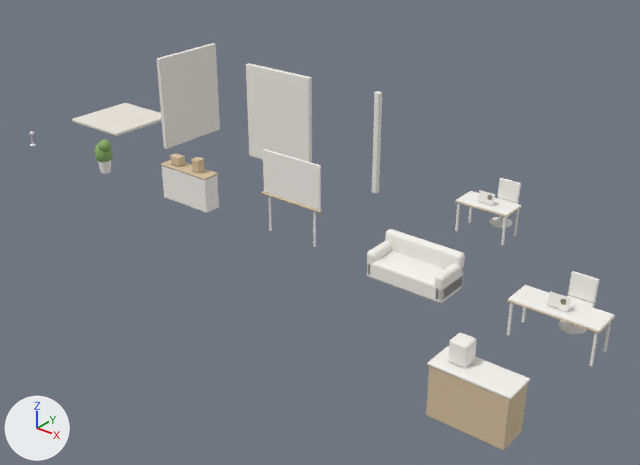
The glTF model web/office-placeholder/office-kit.glb as it was, and as the next commit left it.
The view is the same before and after, from a camera (50 mm lens) standing at (19.79, -15.57, 8.17) and looking at (9.01, -2.09, -0.19). Every picture has the same lights, and +X, +Y and +Z are marked at lower left. The picture after the commit comes second. Where no turn or scale is listed for an object, it has been applied to the vertices.

The first picture shows 'desk.chief.001', 'desk.set.001', 'lamp.desk.001', 'prop.coffee_bar', 'prop.plant', 'prop.shelf', 'prop.sofa', 'prop.whiteboard', 'room.corner', 'room.floor_tile', 'room.wall_back', 'room.wall_left'.
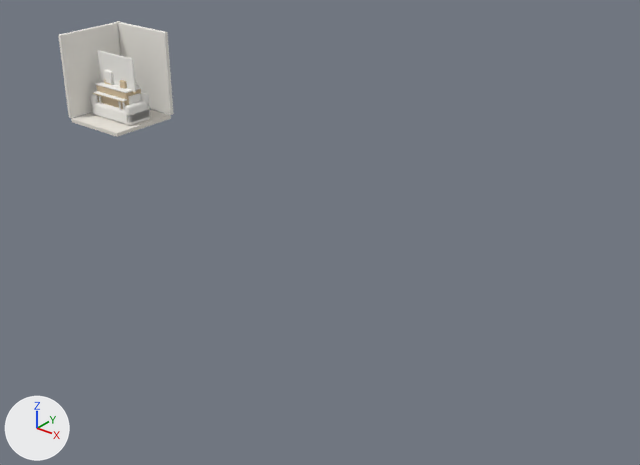
What differs and where, as boxes (x1, y1, x2, y2) in the pictures (640 x 465 px):
'room.wall_back', moved: before (246, 63, 312, 163); after (118, 22, 174, 115)
'room.wall_left', moved: before (157, 43, 220, 149); after (58, 22, 121, 118)
'prop.coffee_bar', recoloured, moved: before (426, 333, 530, 450); after (95, 70, 141, 109)
'prop.sofa', recoloured, moved: before (367, 229, 465, 303); after (91, 92, 150, 125)
'prop.whiteboard', moved: before (262, 149, 322, 247); after (97, 50, 137, 94)
'desk.chief.001', deleted: before (507, 271, 615, 367)
'prop.shelf', moved: before (160, 153, 219, 213); after (104, 79, 141, 105)
'desk.set.001', deleted: before (455, 178, 522, 246)
'room.corner', moved: before (372, 91, 382, 194); after (116, 21, 121, 54)
'prop.plant', moved (not visible afterwards): before (95, 139, 113, 174)
'desk.chief', now drawn: after (93, 83, 137, 125)
'desk.set', now drawn: after (97, 84, 138, 110)
'lamp.desk.001', moved (not visible afterwards): before (29, 131, 36, 146)

What changed in the scene script:
```text
Change me_prop_sofa:
    where me_prop_sofa.from_pydata(...)  # 608 vertices, 1200 faces; spans x -0.85..0.85, y -0.4..0.4, z -0.39..0.39
    remove me_prop_sofa.materials.append(mat_clay_furniture)  # white #f7f5f0
    add me_prop_sofa.materials.append(mat_clay_furniture_prop_sofa)  # white #f7f5f0
Change me_prop_coffee_bar:
    where me_prop_coffee_bar.from_pydata(...)  # 456 vertices, 900 faces; spans x -0.67..0.67, y -0.29..0.29, z -0.66..0.66
    remove me_prop_coffee_bar.materials.append(mat_clay_wood)  # beige #d8c3a2
    remove me_prop_coffee_bar.materials.append(mat_clay_furniture)  # white #f7f5f0
    add me_prop_coffee_bar.materials.append(mat_clay_wood_prop_coffee_bar)  # beige #d8c3a2
    add me_prop_coffee_bar.materials.append(mat_clay_furniture_prop_coffee_bar)  # white #f7f5f0
Add me_desk_chief_1:
    me_desk_chief_1.from_pydata(...)  # 1833 vertices, 3608 faces; spans x -1.0..1.0, y -0.73..0.73, z -0.73..0.73
    # faces by material slot: [2940, 300, 272, 96]
    me_desk_chief_1.materials.append(mat_clay_lamp_bulb)  # white #f7f5f0
    me_desk_chief_1.materials.append(mat_clay_wood_desk_chief)  # beige #d8c3a2
    me_desk_chief_1.materials.append(mat_clay_screen_desk_chief)  # blue #2c74e0
    me_desk_chief_1.materials.append(mat_team_sticker_desk_chief)  # yellow #8a8371
Add me_desk_set_1:
    me_desk_set_1.from_pydata(...)  # 1837 vertices, 3616 faces; spans x -1.0..1.0, y -0.98..0.98, z -0.99..0.99
    # faces by material slot: [2940, 300, 280, 96]
    me_desk_set_1.materials.append(mat_clay_furniture)  # white #f7f5f0
    me_desk_set_1.materials.append(mat_clay_wood)  # beige #d8c3a2
    me_desk_set_1.materials.append(mat_clay_screen)  # blue #2c74e0
    me_desk_set_1.materials.append(mat_team_sticker)  # yellow #8a8371
Change ob_room_wall_left:
    ob_room_wall_left.location: (2.94, 0.0, 1.2) -> (-1.06, 0.0, 1.2)
Change ob_room_wall_back:
    ob_room_wall_back.location: (6.0, 0.06, 1.2) -> (0.0, 1.06, 1.2)
Change ob_room_corner:
    ob_room_corner.location: (8.93, 0.07, 1.21) -> (-1.06, 1.06, 1.21)
Change ob_desk_set:
    ob_desk_set: bpy.data.objects.new('desk.set', None) -> bpy.data.objects.new('desk.set', me_desk_set_1)
    ob_desk_set.location: (12.0, 0.0, 0.0) -> (0.0, 0.07, 0.48)
    ob_desk_set.scale: (1.0, 1.0, 1.0) -> (0.49, 0.49, 0.49)
Remove ob_desk_set_001:
    ob_desk_set_001 = bpy.data.objects.new('desk.set.001', me_desk_set)
Change ob_desk_chief:
    ob_desk_chief: bpy.data.objects.new('desk.chief', None) -> bpy.data.objects.new('desk.chief', me_desk_chief_1)
    ob_desk_chief.location: (15.0, -3.0, 0.0) -> (0.0, 0.07, 0.48)
    ob_desk_chief.scale: (1.0, 1.0, 1.0) -> (0.66, 0.66, 0.66)
Remove ob_desk_chief_001:
    ob_desk_chief_001 = bpy.data.objects.new('desk.chief.001', me_desk_chief)
Change ob_lamp_desk_001:
    ob_lamp_desk_001.location: (0.02, -3.0, 0.2) -> (0.02, 0.0, 0.2)
Change ob_prop_plant:
    ob_prop_plant.location: (3.03, -3.0, 0.44) -> (0.03, 0.0, 0.44)
Change ob_prop_shelf:
    ob_prop_shelf.location: (6.0, -3.0, 0.57) -> (0.0, 0.0, 0.57)
Change ob_prop_whiteboard:
    ob_prop_whiteboard.location: (9.0, -3.02, 0.91) -> (0.0, -0.02, 0.91)
Change ob_prop_sofa:
    ob_prop_sofa.location: (12.0, -3.0, 0.39) -> (0.0, 0.0, 0.39)
Change ob_prop_coffee_bar:
    ob_prop_coffee_bar.location: (15.0, -6.0, 0.66) -> (0.0, 0.0, 0.66)
```
